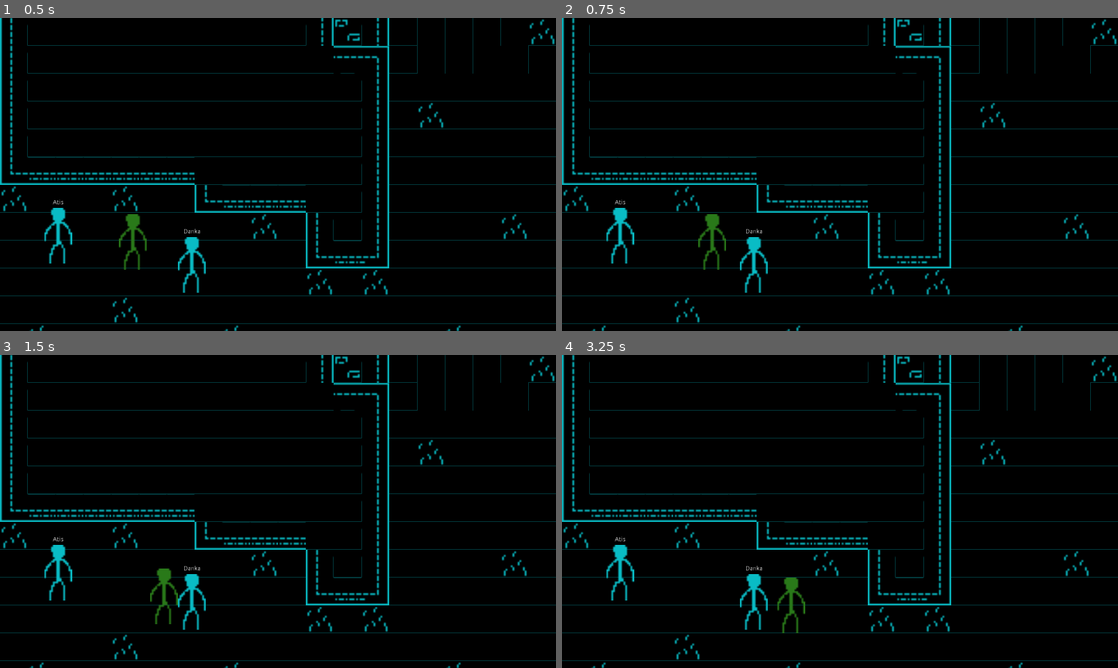
Above: before the commit, frames 1-4 (two rows, left to right).
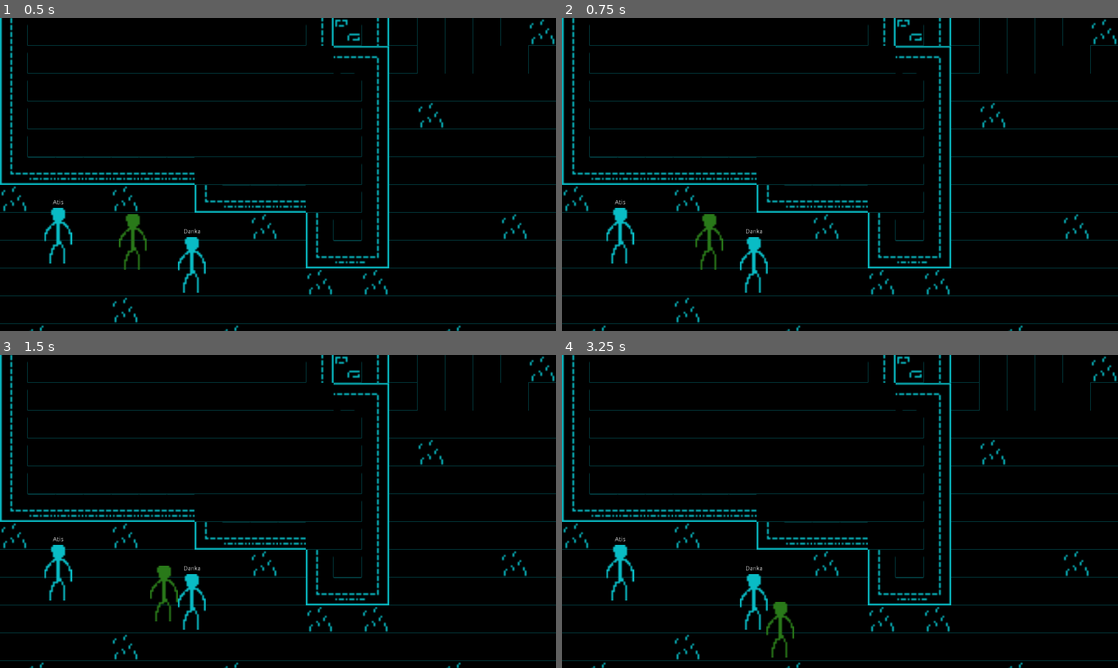
Above: after the commit, the same moments.

Repository: Katamori/a-billion-sounds
Game: Godot game, scene res://Main.tscn
The game is run twice, just before and just after one commit, with the same random seed, the same clock (stepped at 60 frames per second) and the same inputs.
Inputs:
- Up to frame 1 (0.5 s): no input
- Up to frame 2 (0.75 s): tap Enter at 0.5 s; hold D (move_right) from 0.53 s (still down)
- Up to frame 3 (1.5 s): tap Space at 1.25 s; release D (move_right) at 1.28 s; hold S (move_down) from 1.28 s (still down)
- Up to frame 4 (3.25 s): release S (move_down) at 2.03 s; hold D (move_right) 2.03-2.78 s; hold W (move_up) from 2.78 s (still down)

Frame 1 is identical in both runs. In frame 2, 0.4% of the frame differs, in the area x 24-30%, y 62-81%; in frame 3, 0.2%; in frame 4, 0.6%, in the area x 36-44%, y 71-97%.

Commit message:
fine-tune control + small additions
Author:    Katamori <zoltanschmidt@protonmail.com>

Diff:
--- a/src/scripts/Player.gd
+++ b/src/scripts/Player.gd
@@ -4,20 +4,21 @@
 # Declare member variables here. Examples:
 # var a = 2
 var move_vector = Vector2(0, 0)
-var SPEED = 200
-var deltaSpeed = SPEED
+var SPEED = 10000
+
+onready var body = get_node("Human/kinematicBody2D")
 
 # Called when the node enters the scene tree for the first time.
 func _ready():
 	set_process_input(true)
-
-	#get_node("Human/kinematicBody2D/tag").set_text("Tony")
 	pass
-
 
 # Called every frame. 'delta' is the elapsed time since the previous frame.
 func _process(delta):
-	#move_vector = Vector2(0, 0)
+	pass
+
+# Same as '_process' but with physics.
+func _physics_process(delta):
 	move_fluid(SPEED * delta)
 	pass
 
@@ -25,7 +26,7 @@
 	if(event.is_action("toggle_inventory")):
 		print("toggle inventory")
 
-# Event-based movement is jut not fluid for me
+
 func move_fluid(speed):
 	if(Input.is_action_pressed("move_up")):
 		move_vector.y = -speed
@@ -52,6 +53,6 @@
 	if(Input.is_action_just_released("move_right")):
 		move_vector.x = 0
 
-	get_node("Human/kinematicBody2D").move_and_collide(move_vector)
+	body.move_and_slide(move_vector)
 
 	pass
Not shown, changed: README.md
Not shown, added: notes/backlog.md
Not shown, changed: notes/plan.md
